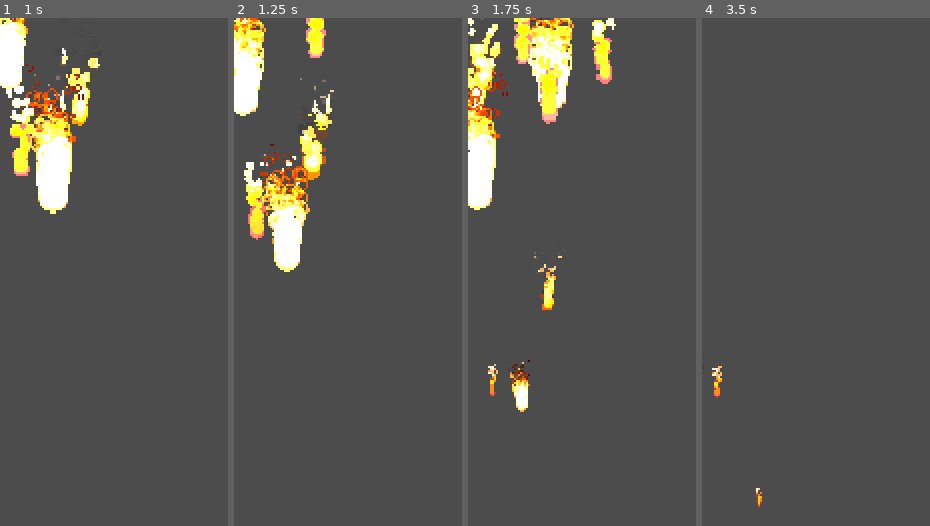
Above: before the commit, frames 1-4 (left to right).
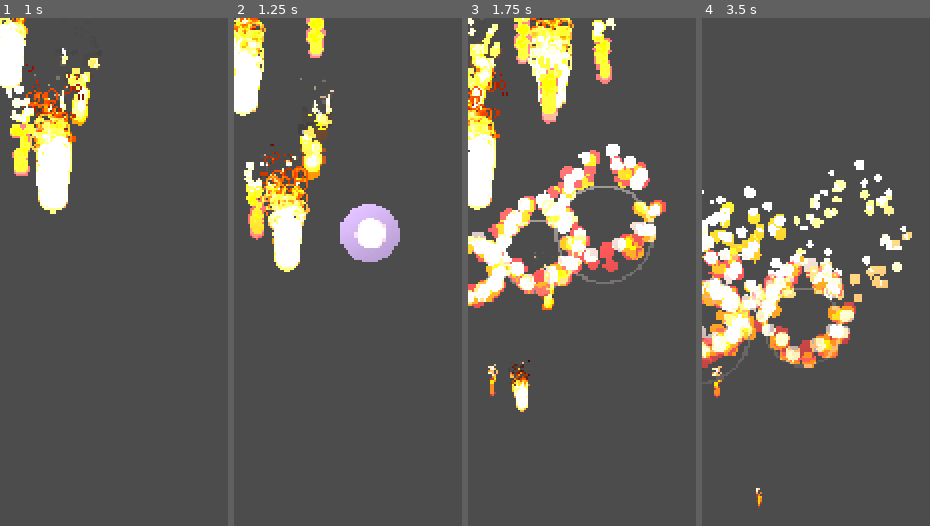
Above: after the commit, the same moments.

Repository: Huotes/forest-of-baw-godot
Game: Godot game, scene res://scenes/player/spell_area.tscn
Same seed, same stepped clock (60 frames per second), same inputs: the game is played once before the commit and once after it. This scene is started directly instead of the project's main scene.
Inputs:
- Up to frame 1 (1 s): hold Right (ui_right) from 0.53 s (still down); tap Q (attack) at 0.6 s; tap Space (ui_select) at 0.77 s
- Up to frame 2 (1.25 s): keep holding Right (ui_right)
- Up to frame 3 (1.75 s): keep holding Right (ui_right); tap S (crouch) at 1.35 s; tap Space (ui_select) at 1.52 s
- Up to frame 4 (3.5 s): release Right (ui_right) at 2.03 s; hold Left (ui_left) 2.03-2.78 s; hold W (defense) 2.03-2.78 s; hold Right (ui_right) from 2.78 s (still down); tap R (magic_attack) at 2.85 s; tap Space (ui_select) at 3.02 s

Frame 1 is identical in both runs. In frame 2, 2.3% of the frame differs, in the area x 46-73%, y 36-49%; in frame 3, 10%; in frame 4, 13%, in the area x 0-93%, y 27-72%.

Commit message:
finalizacao do efeito de explosao e inicio do relatorio de combate

Diff:
--- /dev/null
+++ b/scenes/effect/general_effects/explosion_particles.tscn
@@ -0,0 +1,36 @@
+[gd_scene load_steps=6 format=2]
+
+[ext_resource path="res://assets/effect/explosion/explosion_3.png" type="Texture" id=1]
+
+[sub_resource type="CanvasItemMaterial" id=1]
+particles_animation = true
+particles_anim_h_frames = 60
+particles_anim_v_frames = 1
+particles_anim_loop = false
+
+[sub_resource type="Curve" id=2]
+_data = [ Vector2( 0.00561798, 0.5875 ), 0.0, 0.0, 0, 0, Vector2( 0.494382, 0.496591 ), -0.954312, -0.954312, 0, 0, Vector2( 1, 0.578409 ), -0.414918, 0.0, 0, 0 ]
+
+[sub_resource type="CurveTexture" id=3]
+curve = SubResource( 2 )
+
+[sub_resource type="ParticlesMaterial" id=4]
+emission_shape = 2
+emission_box_extents = Vector3( 40, 1, 1 )
+flag_disable_z = true
+direction = Vector3( 0, 0, 0 )
+gravity = Vector3( 0, 0, 0 )
+orbit_velocity = 0.0
+orbit_velocity_random = 0.0
+scale_curve = SubResource( 3 )
+anim_speed = 2.0
+
+[node name="ExplosionParticles" type="Particles2D"]
+material = SubResource( 1 )
+emitting = false
+amount = 16
+lifetime = 2.5
+one_shot = true
+local_coords = false
+process_material = SubResource( 4 )
+texture = ExtResource( 1 )
--- a/scenes/enemy/enemy_template.tscn
+++ b/scenes/enemy/enemy_template.tscn
@@ -48,4 +48,5 @@
 [connection signal="body_entered" from="DetectionArea" to="DetectionArea" method="on_body_entered"]
 [connection signal="body_exited" from="DetectionArea" to="DetectionArea" method="on_body_exited"]
 [connection signal="area_entered" from="CollisionArea" to="CollisionArea" method="on_collision_area_entered"]
+[connection signal="timeout" from="CollisionArea/Timer" to="CollisionArea" method="on_timer_timeout"]
 [connection signal="animation_finished" from="Animation" to="Texture" method="_on_Animation_animation_finished"]
--- a/scenes/enemy/whale.tscn
+++ b/scenes/enemy/whale.tscn
@@ -452,6 +452,7 @@
 
 [node name="CollisionArea" parent="." index="3"]
 health = 10
+invulnerability_timer = 1.0
 
 [node name="Collision" parent="CollisionArea" index="0"]
 position = Vector2( 0, 3 )
--- a/scenes/management/level.tscn
+++ b/scenes/management/level.tscn
@@ -21,6 +21,7 @@
 [node name="LevelDesign" type="Node2D" parent="."]
 
 [node name="Floor" type="TileMap" parent="LevelDesign"]
+z_index = 1
 tile_set = ExtResource( 2 )
 cell_size = Vector2( 32, 32 )
 collision_layer = 3
--- a/scenes/player/spell_area.tscn
+++ b/scenes/player/spell_area.tscn
@@ -1,10 +1,11 @@
-[gd_scene load_steps=9 format=2]
+[gd_scene load_steps=10 format=2]
 
 [ext_resource path="res://scenes/effect/fireball/fire_ball_3.tscn" type="PackedScene" id=1]
 [ext_resource path="res://scenes/effect/fireball/fire_ball_1.tscn" type="PackedScene" id=2]
 [ext_resource path="res://scenes/effect/fireball/fire_ball_2.tscn" type="PackedScene" id=3]
 [ext_resource path="res://assets/effect/light.png" type="Texture" id=4]
 [ext_resource path="res://scripts/player/spell_area.gd" type="Script" id=5]
+[ext_resource path="res://scenes/effect/general_effects/explosion_particles.tscn" type="PackedScene" id=6]
 
 [sub_resource type="RectangleShape2D" id=3]
 extents = Vector2( 50, 10 )
@@ -59,6 +60,30 @@
 "update": 0,
 "values": [ false ]
 }
+tracks/4/type = "value"
+tracks/4/path = NodePath("ExplosionParticles:emitting")
+tracks/4/interp = 1
+tracks/4/loop_wrap = true
+tracks/4/imported = false
+tracks/4/enabled = true
+tracks/4/keys = {
+"times": PoolRealArray( 0 ),
+"transitions": PoolRealArray( 1 ),
+"update": 0,
+"values": [ false ]
+}
+tracks/5/type = "value"
+tracks/5/path = NodePath("ExplosionParticles:position")
+tracks/5/interp = 1
+tracks/5/loop_wrap = true
+tracks/5/imported = false
+tracks/5/enabled = true
+tracks/5/keys = {
+"times": PoolRealArray( 0 ),
+"transitions": PoolRealArray( 1 ),
+"update": 0,
+"values": [ Vector2( 0, 0 ) ]
+}
 
 [sub_resource type="Animation" id=2]
 resource_name = "light_strength"
@@ -94,10 +119,10 @@
 tracks/2/imported = false
 tracks/2/enabled = true
 tracks/2/keys = {
-"times": PoolRealArray( 0, 3.5 ),
+"times": PoolRealArray( 0, 2 ),
 "transitions": PoolRealArray( 1, 1 ),
 "update": 0,
-"values": [ Vector2( 0, 0 ), Vector2( 0, 75 ) ]
+"values": [ Vector2( 0, 0 ), Vector2( 0, 80 ) ]
 }
 tracks/3/type = "value"
 tracks/3/path = NodePath("Collision:disabled")
@@ -111,8 +136,34 @@
 "update": 1,
 "values": [ false, true ]
 }
+tracks/4/type = "value"
+tracks/4/path = NodePath("ExplosionParticles:emitting")
+tracks/4/interp = 1
+tracks/4/loop_wrap = true
+tracks/4/imported = false
+tracks/4/enabled = true
+tracks/4/keys = {
+"times": PoolRealArray( 0, 0.9 ),
+"transitions": PoolRealArray( 1, 1 ),
+"update": 1,
+"values": [ false, true ]
+}
+tracks/5/type = "value"
+tracks/5/path = NodePath("ExplosionParticles:position")
+tracks/5/interp = 1
+tracks/5/loop_wrap = true
+tracks/5/imported = false
+tracks/5/enabled = true
+tracks/5/keys = {
+"times": PoolRealArray( 0, 2 ),
+"transitions": PoolRealArray( 1, 1 ),
+"update": 0,
+"values": [ Vector2( 0, 0 ), Vector2( 0, 60 ) ]
+}
 
 [node name="SpellArea" type="Area2D"]
+collision_layer = 0
+collision_mask = 8
 script = ExtResource( 5 )
 
 [node name="Collision" type="CollisionShape2D" parent="."]
@@ -140,4 +191,6 @@
 anims/RESET = SubResource( 1 )
 anims/light_strength = SubResource( 2 )
 
+[node name="ExplosionParticles" parent="." instance=ExtResource( 6 )]
+
 [connection signal="animation_finished" from="Animation" to="." method="on_animation_finished"]
--- a/scripts/enemy/collision_area.gd
+++ b/scripts/enemy/collision_area.gd
@@ -12,6 +12,10 @@
 		var player_stats: Node = area.get_parent().get_node("Stats")
 		var player_attack: int = player_stats.base_attack + player_stats.bonus_attack
 		update_health(player_attack)
+	elif area is FireSpell:
+		update_health(area.spell_damage)
+		set_deferred("monitoring", false)
+		timer.start(invulnerability_timer)
 
 
 func update_health(damage: int) -> void:
@@ -21,3 +25,7 @@
 		return
 
 	enemy.can_hit = true
+
+
+func on_timer_timeout():
+	set_deferred("monitoring", true)
--- a/scripts/player/spell_area.gd
+++ b/scripts/player/spell_area.gd
@@ -5,7 +5,7 @@
 
 func _ready() -> void:
 	for children in get_children():
-		if children is Particles2D:
+		if children is Particles2D and children.name != "ExplosionParticles":
 			children.emitting = true
 
 func on_animation_finished(_anim_name: String) -> void:
